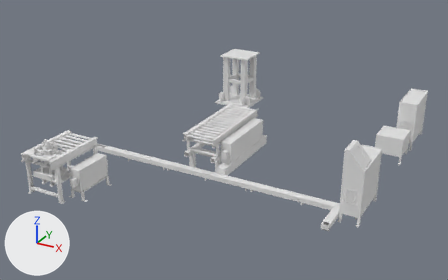
Before and after pictures for a commit that changed the FBX model Assets/Project/3D/ConveyorSystem.FBX.
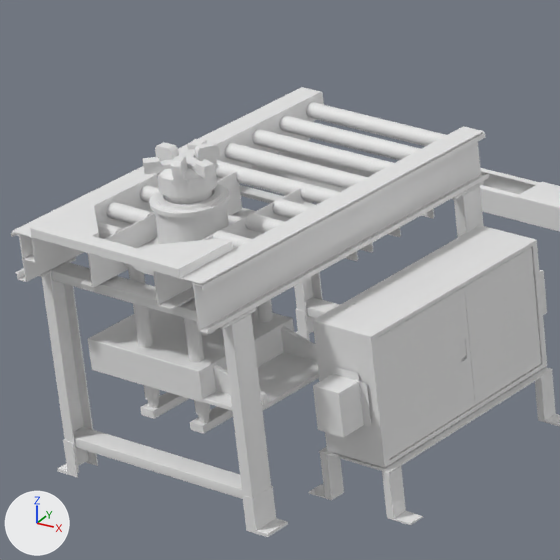
Each version appears first whole from a 50 mm lens placed at (6.17, -11.25, 6.03), pointed at (0.06, -0.13, 0.47), and next in a close-up on the part from 4% to 25% of the width and 41% to 74% of the height. Arrows for +X, +Y and +Z are at lower left; the lights stay in place. Where no turn or scale is listed for an object, it has been applied to the vertices.

Names of what the first close-up shows: 'ConveyorB', 'Conveyor_Jaws', 'Conveyor_PartA'.
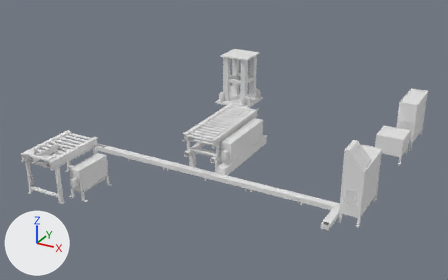
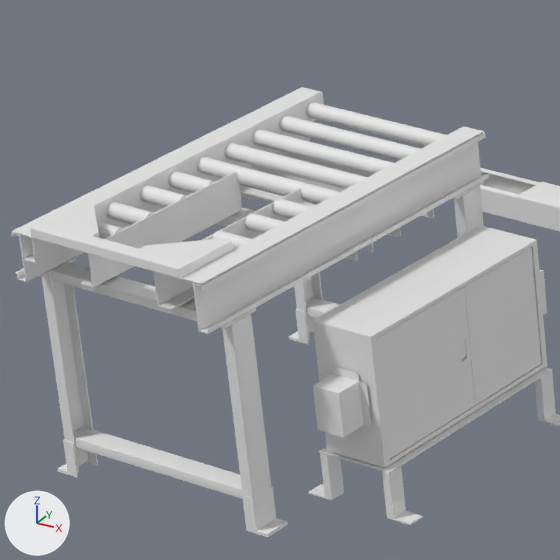
Edits to the bpy script that builds the scene:
```text
Change me_mesh_005:
    used by ob_conveyor_jaws; location = (-2.195, -2.858, 0.0)
    remove me_mesh_005.from_pydata(...)  # 1874 vertices, 3574 faces; spans x -0.298..0.808, y -0.523..0.636, z 0.0..1.151
    add me_mesh_005.from_pydata(...)  # 350 vertices, 660 faces; spans x 0.374..0.808, y -0.393..0.636, z 0.0..0.651
    me_mesh_005 part 1: 22 loose pieces with 1524 vertices, spanning x -0.298..0.391, y -0.523..-0.076, z 0.251..1.151, are deleted
```

Boxes [x1, y1, x2, y2] around the edits, measured in the close-ups (560 x 560 px):
'Conveyor_Jaws', reshaped: before [88, 139, 560, 525]; after [308, 225, 560, 525]
part 1 of me_mesh_005, deleted: before [88, 139, 319, 434]
